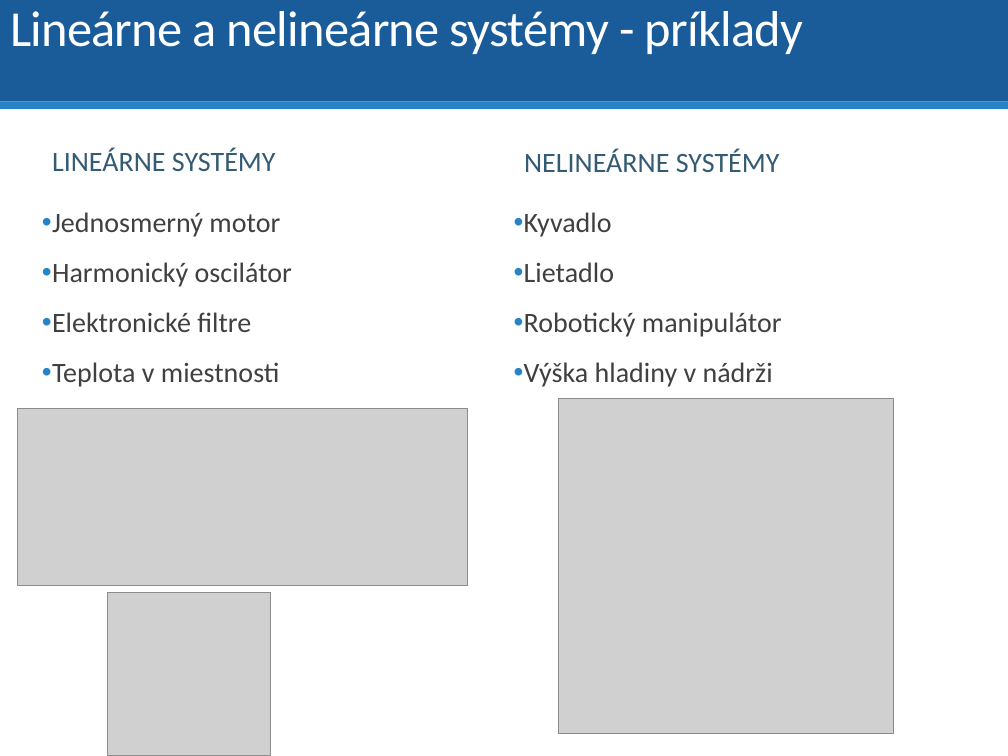
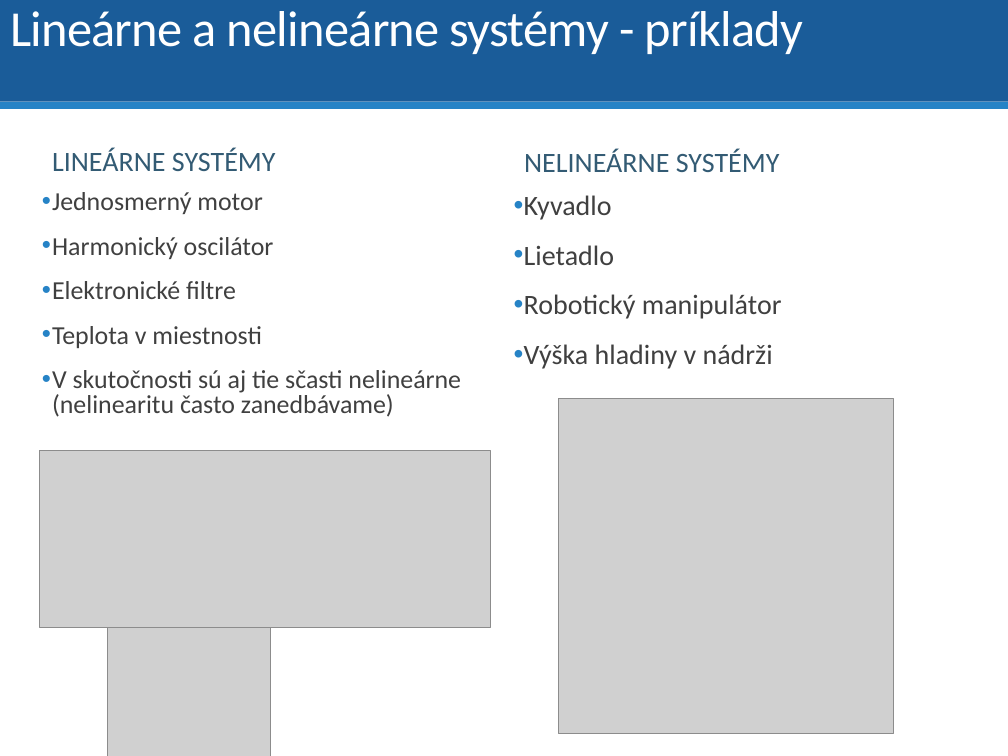
Before and after one commit to dodekm/TeamProjektKybernetika, a slide deck: slide 10 of Nove prednasky/P01_dynamika_dif_rovnice_LPT_prenosova_funkcia_modelovanie.pptx (slide 9 before the commit). Drawn at 1008x756 pixels with LibreOffice and Linux fonts; fonts in the diff are those of the drawing; grey boxes stand for pictures. Boxes give left, top, right and bottom in pixels: in the first picture for what was removed or moved away, otherwise in the second. Text is boxed around its words. In the diff, an @@ line names an element or a change of style, - is before the commit and + after.

```diff
--- a/Nove prednasky/P01_dynamika_dif_rovnice_LPT_prenosova_funkcia_modelovanie.pptx
+++ b/Nove prednasky/P01_dynamika_dif_rovnice_LPT_prenosova_funkcia_modelovanie.pptx
@@ text "Jednosmerný motor": place and size @@
-text "Jednosmerný motor" at [52, 212, 292, 387]
+text "Jednosmerný motor" at [52, 192, 461, 417]
@@ text at [52, 192, 274, 348]: size 20 to 18.5 pt in "Jednosmerný motor", "Harmonický oscilátor", "Elektronické filtre", "Teplota v miestnosti"; line spacing 0.9 to 0.8 @@
@@ text "Kyvadlo": place and size @@
-text "Kyvadlo" at [524, 212, 782, 387]
+text "Kyvadlo" at [524, 195, 782, 369]
@@ text at [52, 370, 461, 417]: paragraph added @@
+• V skutočnosti sú aj tie sčasti nelineárne (nelinearitu často zanedbávame)
@@ picture: place and size @@
-picture at [17, 409, 468, 587]
+picture at [40, 451, 491, 628]
@@ picture: place and size @@
-picture at [107, 593, 270, 756]
+picture at [107, 605, 270, 756]
```
Also in this commit, not shown: 8 other slides changed, 8 slides added, 2 slides removed, 3 other files.
